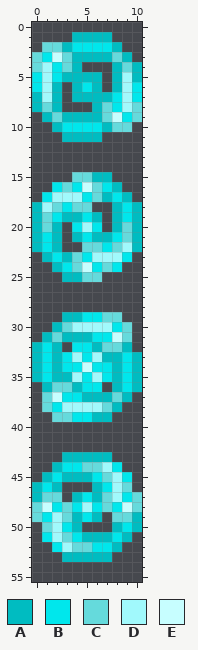
Pixel-art sprite -- AssetsRaw/Textures/Items/SoulofMech.png. This is how it looked before the edit.
The file is 11x56 pixels. Colours within 5 levels of each other are drawn and written as one.
Palette (. is transparent): A #00bcc1  B #00e7ec  C #65dadc  D #a1f9fc  E #c7feff
Pixels before, first column x 0:
 1 ....AAAA...
 2 .CCABBBBA..
 3 CBECAAAACA.
 4 CDBCA...ACA
 5 BDBAAAA.ADA
 6 BDA.ABA.ADB
 7 ADA.AAAABDB
 8 ACA...ACBDC
 9 .ACAAAACEBC
10 ..ABBBBACC.
11 ...AAAA....
12 ...........
13 ...........
14 ...........
15 ....CCAA...
16 ..BCBECBA..
17 .BDDDBCABA.
18 ADCBCC..ABA
19 ACBAABA.ABA
20 ACA.BDB.ACA
21 ABA.ABAABCA
22 ABA..CCBCDA
23 .ABACBDDDB.
24 ..ABCEBCB..
25 ...AACC....
26 ...........
27 ...........
28 ...........
29 ...AABBCC..
30 ..ACDDDDBC.
31 .ACAAABBEC.
32 ABA.BBACCA.
33 ABABDBDAABA
34 ABABBEBBABA
35 ABAADBDBABA
36 .ACCABB.ABA
37 .CEBBAAACA.
38 .CBDDDDCA..
39 ..CCBBAA...
40 ...........
41 ...........
42 ...........
43 ...AAAAA...
44 ..ABBCCDB..
45 .ABAAABCDB.
46 ABA...ABDC.
47 ACC.ABACDBC
48 CEBCBDBCBEC
49 CBDCABA.CCA
50 .CDBA...ABA
51 .BDCBAAABA.
52 ..BDCCBBA..
53 ...AAAAA...
New version:
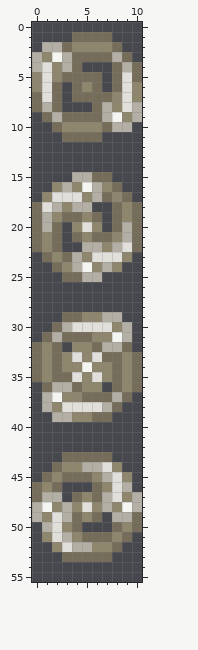
Edits made:
colour A: #00bcc1 -> #756d5a
colour B: #00e7ec -> #8f866e
colour C: #65dadc -> #b3afa5
colour D: #a1f9fc -> #e1dfd9
colour E: #c7feff -> #f4f4f1
Boxes around the changes in both pictures, in picture pixels (x1, y1, x2, y2):
changed: (32, 32, 142, 142)
changed: (32, 172, 142, 562)
